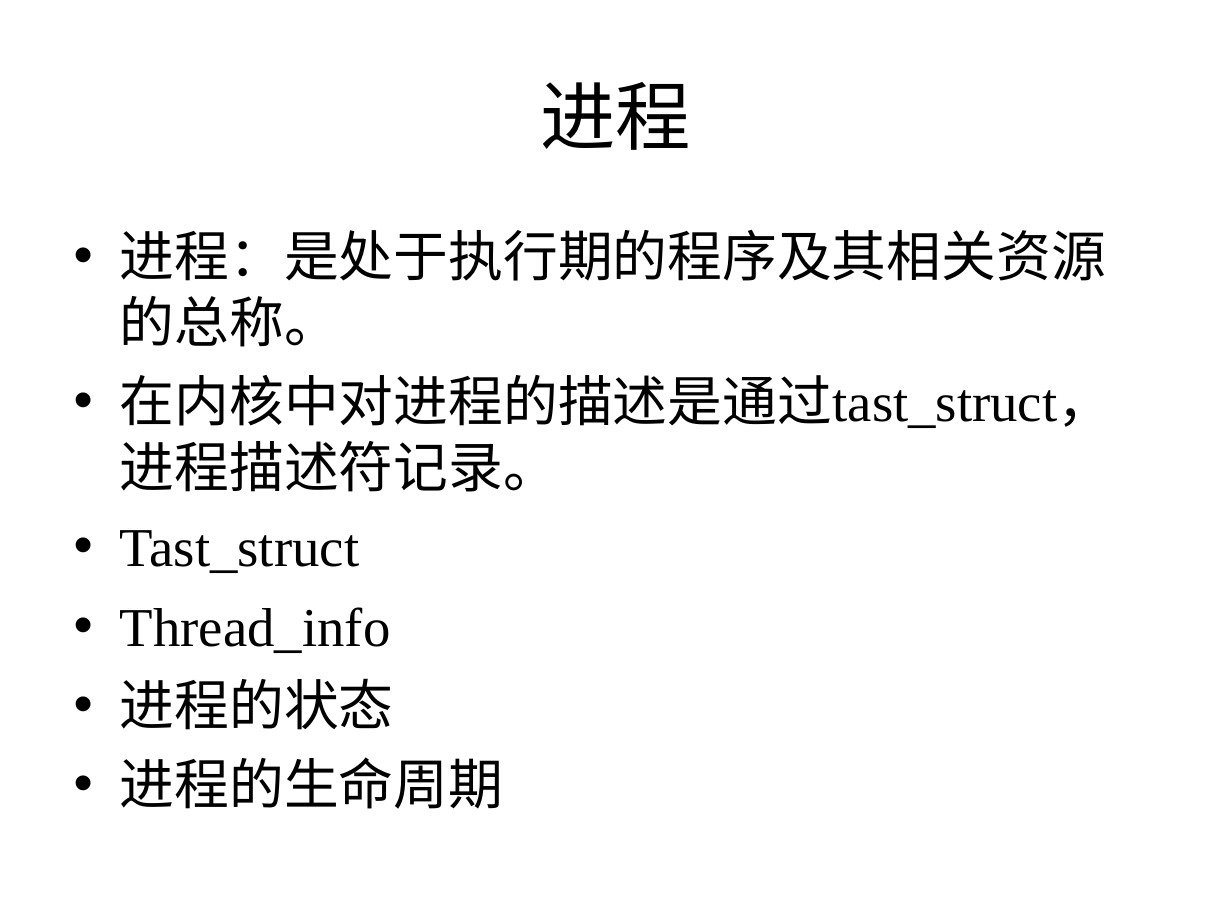
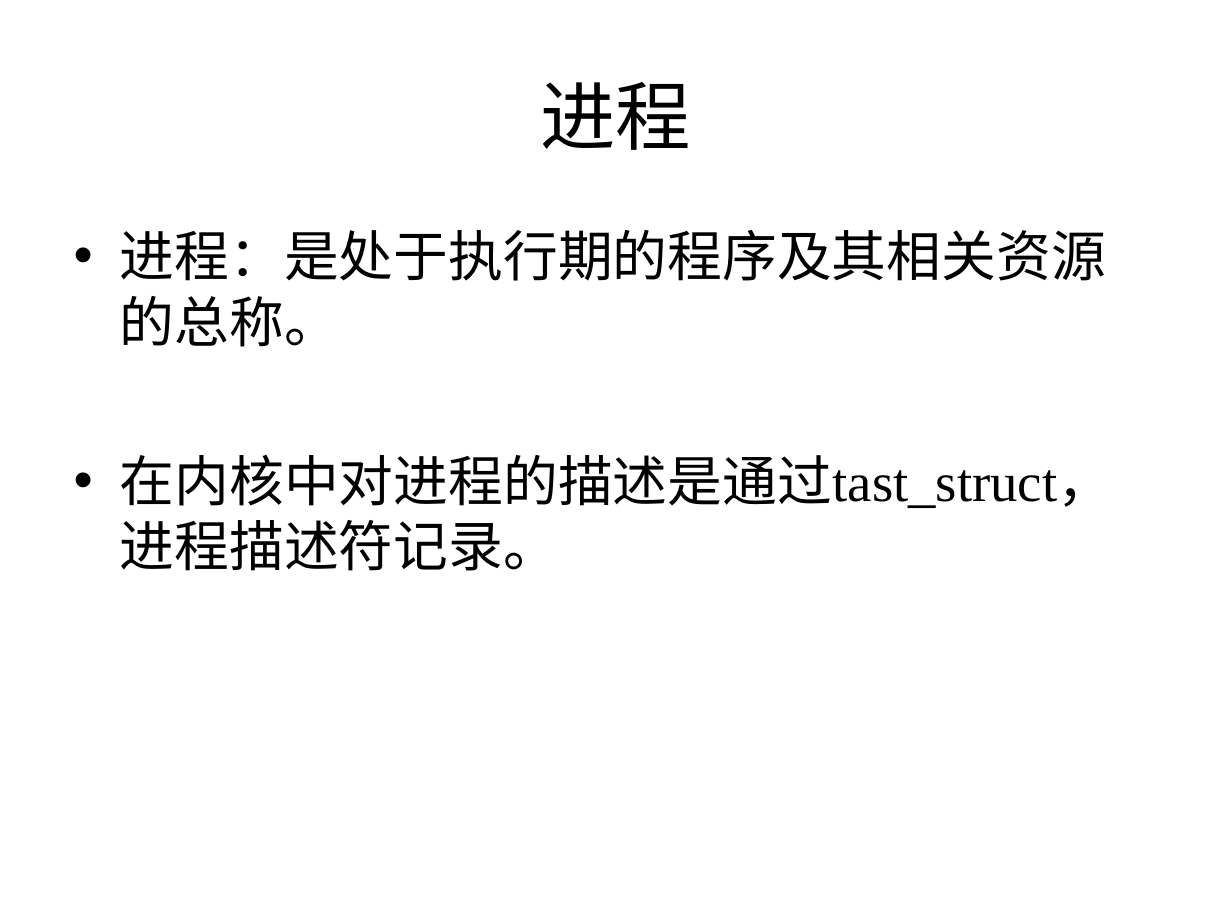
Before and after one commit to Winddoing/embedded_linux_notes, a slide deck: slide 3 of doc/进程调度/进程调度.ppt (slide 4 before the commit). Drawn at 1232x924 pixels with LibreOffice and Linux fonts; fonts in the diff are those of the drawing. Boxes give left, top, right and bottom in pixels: in the first picture for what was removed or moved away, otherwise in the second. Text is boxed around its words. In the diff, an @@ line names an element or a change of style, - is before the commit and + after.

```diff
--- a/doc/进程调度/进程调度.ppt
+++ b/doc/进程调度/进程调度.ppt
@@ text at <box>120,530,503,809</box>: paragraphs removed @@
-• Tast_struct
-• Thread_info
-• 进程的状态
-• 进程的生命周期
```
Also in this commit, not shown: 5 other slides changed, 3 slides added, 11 slides removed, 2 other files.
